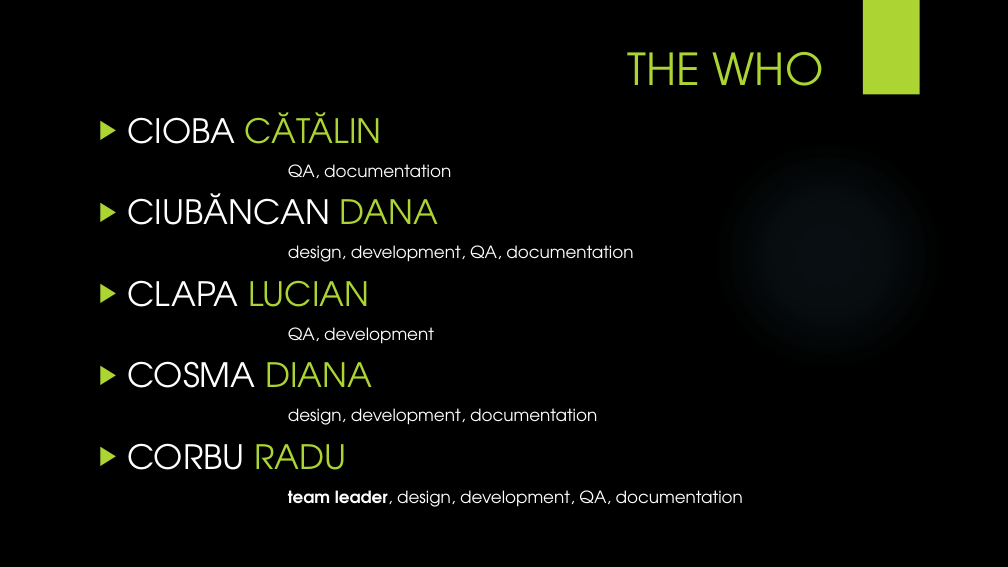
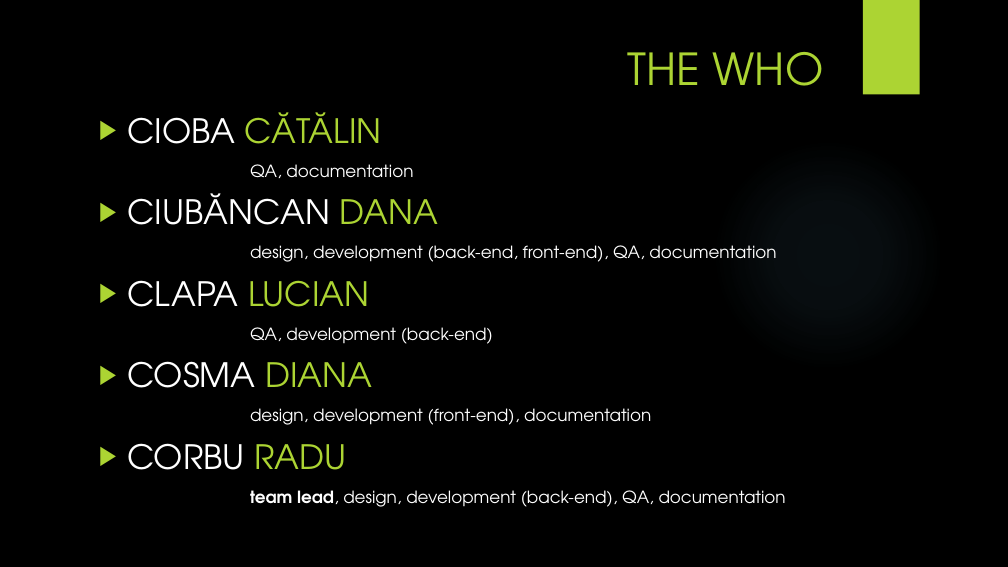
Before and after one commit to paladin952/cwmd, a slide deck: slide 14 of docs/documentation/CWMS.pptx (slide 8 before the commit). Drawn at 1008x567 pixels with LibreOffice and Linux fonts; fonts in the diff are those of the drawing; background and template pictures are left out. Boxes give left, top, right and bottom in pixels: in the first picture for what was removed or moved away, otherwise in the second. Text is boxed around its words. In the diff, an @@ line names an element or a change of style, - is before the commit and + after.

Commit message:
Added new slides to presentation

```diff
--- a/docs/documentation/CWMS.pptx
+++ b/docs/documentation/CWMS.pptx
@@ text at (x1=250, y1=245, x2=776, y2=262): text changed @@
-design, development, QA, documentation
+design, development (back-end, front-end), QA, documentation
@@ text at (x1=250, y1=327, x2=493, y2=344): text changed @@
-QA, development
+QA, development (back-end)
@@ text at (x1=250, y1=408, x2=651, y2=425): text changed @@
-design, development, documentation
+design, development (front-end), documentation
@@ text at (x1=250, y1=490, x2=786, y2=507): text changed @@
-team leader, design, development, QA, documentation
+team lead, design, development (back-end), QA, documentation
```
Also in this commit, not shown: 6 slides added.
